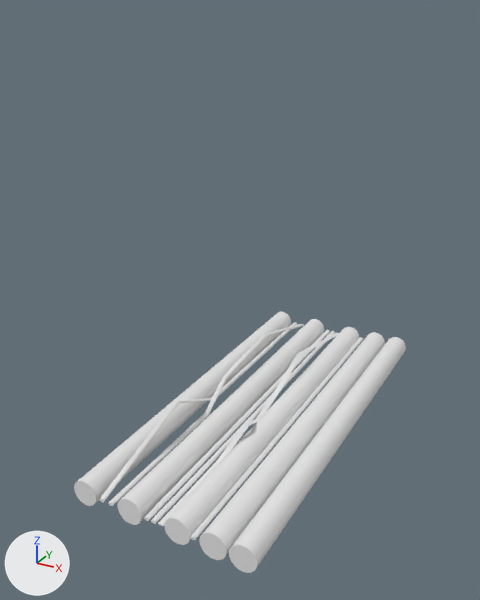
The FBX model Unity/Assets/Models/Objects/wall piece.fbx, before and after one commit.
One viewpoint serves both versions: a 50 mm camera at (0.0751, -0.1666, 0.1293) aimed at (-0.0131, -0.0061, 0.0491). Every picture has the same lights, and +X, +Y and +Z are marked at lower left. Materials are left out; every surface is plain grey.
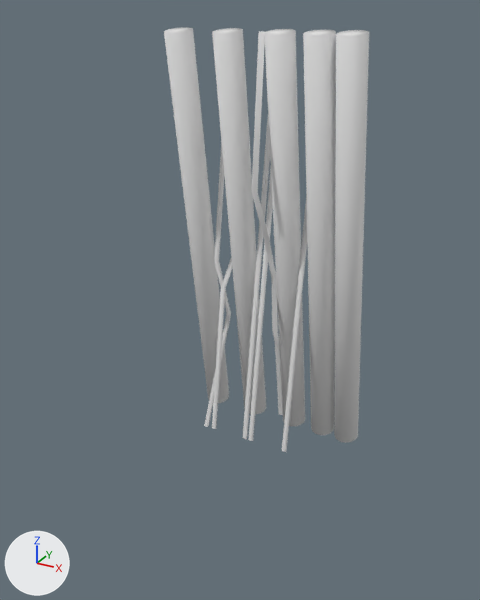
What differs and where, as boxes [x1, y1, x2, y2] in the pictures (480 x 600 px):
'pCylinder2', shading changed, moved, turned
    before: [229, 337, 406, 573]
    after: [334, 30, 369, 443]
'pCylinder1', shading changed, moved, turned
    before: [199, 332, 385, 560]
    after: [303, 29, 336, 435]
'pCylinder3', shading changed, moved, turned
    before: [164, 327, 359, 545]
    after: [264, 29, 305, 426]
'pCylinder4', shading changed, moved, turned
    before: [118, 319, 324, 525]
    after: [212, 28, 266, 414]
'pCylinder5', shading changed, moved, turned
    before: [74, 312, 291, 506]
    after: [164, 27, 229, 403]
'pCylinder7', moved, turned
    before: [158, 333, 339, 526]
    after: [252, 31, 283, 415]
'pCylinder6', moved, turned
    before: [144, 330, 330, 521]
    after: [242, 29, 276, 439]
'pCylinder13', moved, turned
    before: [190, 337, 363, 540]
    after: [282, 195, 307, 452]
'pCylinder11', moved, turned
    before: [99, 322, 297, 502]
    after: [204, 141, 231, 427]
'pCylinder9', moved, turned
    before: [151, 331, 335, 524]
    after: [248, 169, 273, 441]
'pCylinder10', moved, turned
    before: [108, 324, 304, 506]
    after: [212, 29, 250, 429]

What changed in the scene script:
```text
Change me_mesh:
    where me_mesh.from_pydata(...)  # 42 vertices, 60 faces; spans x -0.74..0.74, y -6.27..6.27, z -0.74..0.74
    used by ob_pcylinder1; location = (0.0085, 0.0033, 0.0079); rotation_euler = (3.142, 0.0, 0.0), in degrees (180, 0, 0); scale = (0.00521, 0.01, 0.00547)
    me_mesh part 4: edges marked sharp go from 40 to 0
Change me_mesh_001:
    where me_mesh_001.from_pydata(...)  # 42 vertices, 60 faces; spans x -0.74..0.74, y -6.27..6.27, z -0.74..0.74
    used by ob_pcylinder2; location = (0.0169, 0.0033, 0.0079); rotation_euler = (3.142, 0.0, 0.0), in degrees (180, 0, 0); scale = (0.00521, 0.01, 0.00547)
    me_mesh_001 part 1: edges marked sharp go from 40 to 0
Change me_mesh_004:
    where me_mesh_004.from_pydata(...)  # 42 vertices, 60 faces; spans x -0.74..0.74, y -6.27..6.27, z -0.74..0.74
    used by ob_pcylinder5; location = (-0.0321, 0.0033, 0.0079); rotation_euler = (3.142, 0.0, 0.0), in degrees (180, 0, 0); scale = (0.00521, 0.01, 0.00547)
    me_mesh_004 part 3: edges marked sharp go from 40 to 0
Change me_mesh_003:
    where me_mesh_003.from_pydata(...)  # 42 vertices, 60 faces; spans x -0.74..0.74, y -6.27..6.27, z -0.74..0.74
    used by ob_pcylinder4; location = (-0.0171, 0.0033, 0.0079); rotation_euler = (3.142, 0.0, 0.0), in degrees (180, 0, 0); scale = (0.00521, 0.01, 0.00547)
    me_mesh_003 part 2: edges marked sharp go from 40 to 0
Change me_mesh_002:
    where me_mesh_002.from_pydata(...)  # 42 vertices, 60 faces; spans x -0.74..0.74, y -6.27..6.27, z -0.74..0.74
    used by ob_pcylinder3; location = (-0.002, 0.0033, 0.0079); rotation_euler = (3.142, 0.0, 0.0), in degrees (180, 0, 0); scale = (0.00521, 0.01, 0.00547)
    me_mesh_002 part 5: edges marked sharp go from 40 to 0
Change ob_pcylinder9:
    ob_pcylinder9.location: (-0.0093, 0.0033, 0.0079) -> (-0.0093, 0.0033, 0.0618)
    ob_pcylinder9.rotation_euler: (0.0, 3.142, 0.0) -> (1.425, 0.0, 0.0)  # degrees (0, 180, 0) -> degrees (82, 0, 0)
Change ob_pcylinder1:
    ob_pcylinder1.location: (0.0085, 0.0033, 0.0079) -> (0.0085, 0.0033, 0.0618)
    ob_pcylinder1.rotation_euler: (3.142, 0.0, 0.0) -> (-1.425, 0.0, 0.0)  # degrees (180, 0, 0) -> degrees (-82, 0, 0)
Change ob_pcylinder13:
    ob_pcylinder13.location: (0.0027, 0.0033, 0.0079) -> (0.0027, 0.0033, 0.0618)
    ob_pcylinder13.rotation_euler: (0.0, 3.142, 0.0) -> (1.425, 0.0, 0.0)  # degrees (0, 180, 0) -> degrees (82, 0, 0)
Change ob_pcylinder2:
    ob_pcylinder2.location: (0.0169, 0.0033, 0.0079) -> (0.0169, 0.0033, 0.0618)
    ob_pcylinder2.rotation_euler: (3.142, 0.0, 0.0) -> (-1.425, 0.0, 0.0)  # degrees (180, 0, 0) -> degrees (-82, 0, 0)
Change ob_pcylinder11:
    ob_pcylinder11.location: (-0.0263, 0.0033, 0.0079) -> (-0.0263, 0.0033, 0.0618)
    ob_pcylinder11.rotation_euler: (0.0, 3.142, 0.0) -> (1.425, 0.0, 0.0)  # degrees (0, 180, 0) -> degrees (82, 0, 0)
Change ob_pcylinder7:
    ob_pcylinder7.location: (-0.007, 0.0033, 0.0079) -> (-0.007, 0.0033, 0.0618)
    ob_pcylinder7.rotation_euler: (3.142, 0.0, 0.0) -> (-1.425, 0.0, 0.0)  # degrees (180, 0, 0) -> degrees (-82, 0, 0)
Change ob_pcylinder5:
    ob_pcylinder5.location: (-0.0321, 0.0033, 0.0079) -> (-0.0321, 0.0033, 0.0618)
    ob_pcylinder5.rotation_euler: (3.142, 0.0, 0.0) -> (-1.425, 0.0, 0.0)  # degrees (180, 0, 0) -> degrees (-82, 0, 0)
Change ob_pcylinder6:
    ob_pcylinder6.location: (-0.0115, 0.0033, 0.0079) -> (-0.0115, 0.0033, 0.0618)
    ob_pcylinder6.rotation_euler: (0.0, 3.142, 0.0) -> (1.425, 0.0, 0.0)  # degrees (0, 180, 0) -> degrees (82, 0, 0)
Change ob_pcylinder4:
    ob_pcylinder4.location: (-0.0171, 0.0033, 0.0079) -> (-0.0171, 0.0033, 0.0618)
    ob_pcylinder4.rotation_euler: (3.142, 0.0, 0.0) -> (-1.425, 0.0, 0.0)  # degrees (180, 0, 0) -> degrees (-82, 0, 0)
Change ob_pcylinder3:
    ob_pcylinder3.location: (-0.002, 0.0033, 0.0079) -> (-0.002, 0.0033, 0.0618)
    ob_pcylinder3.rotation_euler: (3.142, 0.0, 0.0) -> (-1.425, 0.0, 0.0)  # degrees (180, 0, 0) -> degrees (-82, 0, 0)
Change ob_pcylinder10:
    ob_pcylinder10.location: (-0.0233, 0.0033, 0.0079) -> (-0.0233, 0.0033, 0.0618)
    ob_pcylinder10.rotation_euler: (0.0, 3.142, 0.0) -> (1.425, 0.0, 0.0)  # degrees (0, 180, 0) -> degrees (82, 0, 0)
```
